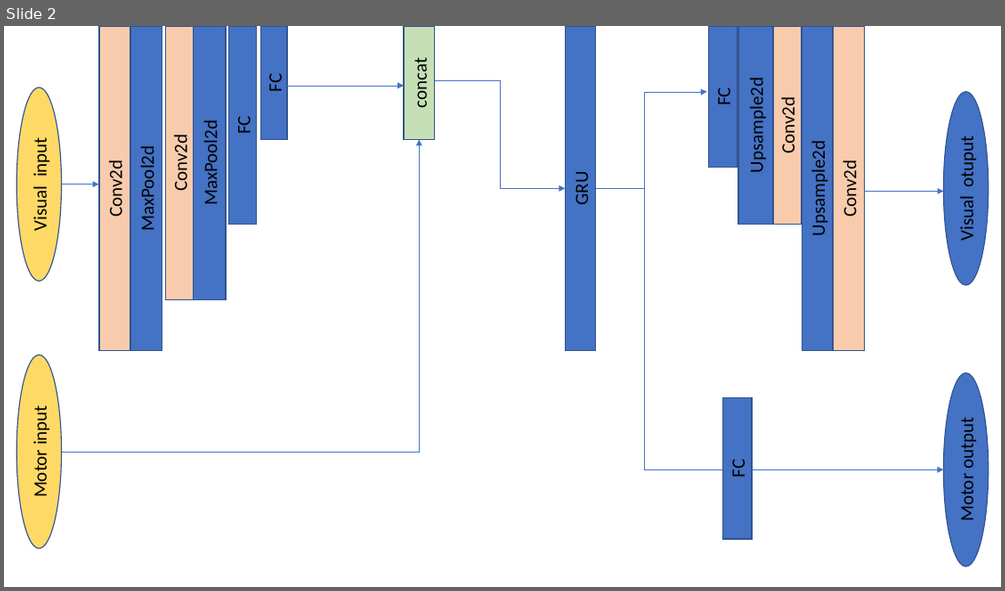
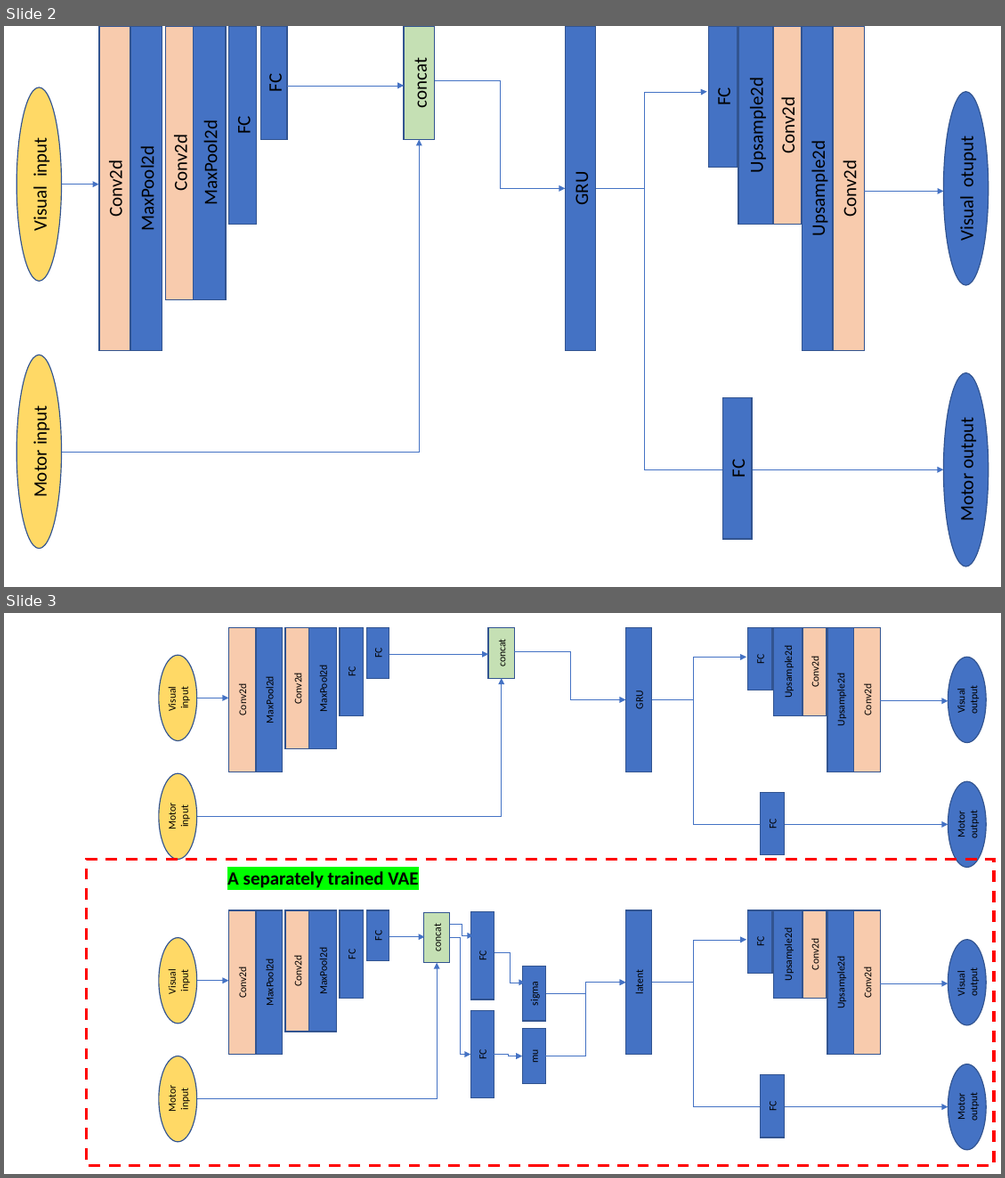
Before and after one commit to RomanKoshkin/robo, a slide deck: architecture.pptx. Shown one above the other, each under a label of ours: slide 2 before the commit, slides 2 and 3 after it. The pictures are 1005x591 and 1005x1178 pixels, drawn with LibreOffice and Linux fonts; fonts in the diff are those of the drawing. Boxes give left, top, right and bottom in pixels: in the first picture for what was removed or moved away, otherwise in the second. Text is boxed around its words. In the diff, an @@ line names an element or a change of style, - is before the commit and + after.

```diff
--- a/architecture.pptx
+++ b/architecture.pptx
@@ slide 3 added at <box>4,613,1001,1174</box>, background #FFFFFF @@
@@ group added at <box>159,628,986,868</box>: 14 rectangles, 4 elbow arrows, 4 ellipses, 3 arrows @@
+Conv2d
+MaxPool2d
+Conv2d
+MaxPool2d
+FC
+FC
+FC
+Upsample2d
+Conv2d
+Upsample2d
+Conv2d
+concat
+GRU
+Motor output
+Motor input
+Visual input
+Visual output
+FC
@@ rectangle added at <box>86,859,994,1166</box>, outline #FF0000 2.75 pt dashed @@
@@ text added at <box>227,871,418,888</box>, 18 pt, text #000000, bold @@
+A separately trained VAE
@@ group added at <box>159,910,986,1150</box>: 18 rectangles, 9 elbow arrows, 4 ellipses, 3 arrows @@
+Conv2d
+MaxPool2d
+Conv2d
+MaxPool2d
+FC
+FC
+FC
+Upsample2d
+Conv2d
+Upsample2d
+Conv2d
+concat
+latent
+Motor output
+Motor input
+Visual input
+Visual output
+FC
+FC
+FC
+sigma
+mu
```
Also in this commit, not shown: 4 other slides added, 3 other files.
